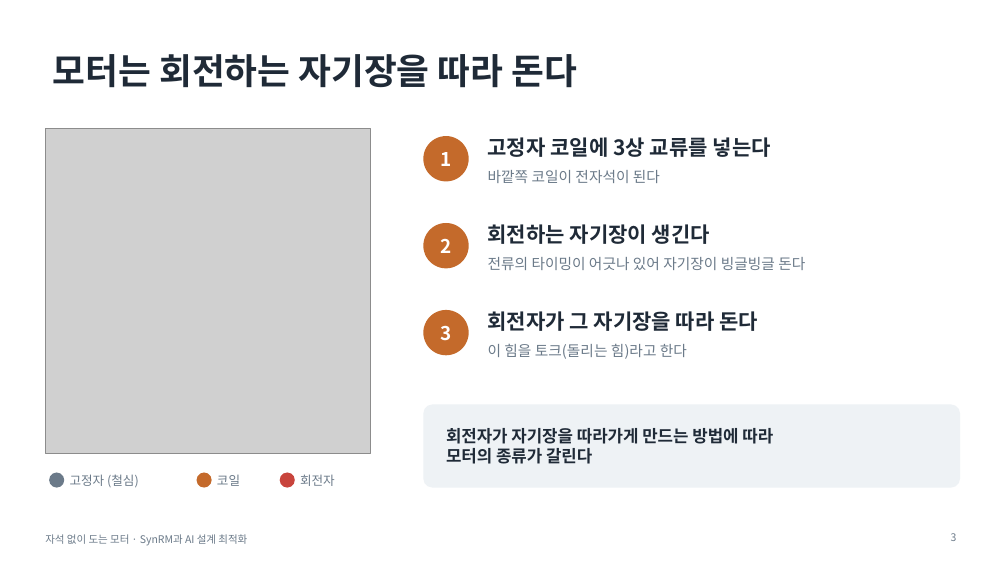
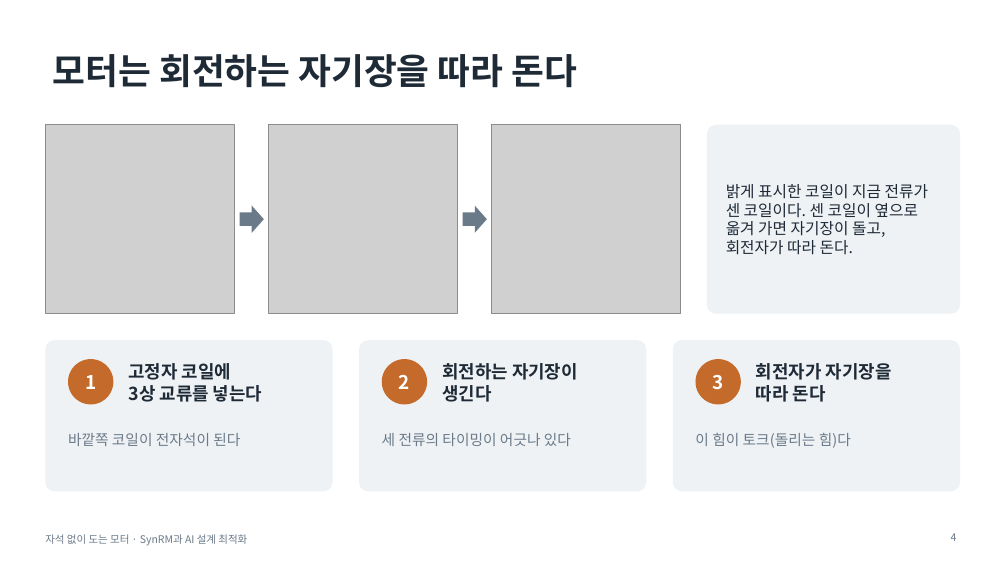
Before and after one commit to Lee123-12/00, a slide deck: slide 4 of synrm_발표/SynRM_발표.pptx (slide 3 before the commit). Drawn at 1008x567 pixels with LibreOffice and Linux fonts; fonts in the diff are those of the drawing; grey boxes stand for pictures. Boxes give left, top, right and bottom in pixels: in the first picture for what was removed or moved away, otherwise in the second. Text is boxed around its words. In the diff, an @@ line names an element or a change of style, - is before the commit and + after.

```diff
--- a/synrm_발표/SynRM_발표.pptx
+++ b/synrm_발표/SynRM_발표.pptx
@@ picture: place and size @@
-picture at [45, 129, 371, 454]
+picture at [45, 125, 234, 314]
@@ picture added at [268, 125, 457, 314] @@
@@ picture added at [492, 125, 681, 314] @@
@@ rounded rectangle added at [707, 125, 960, 314], fill #EEF2F5 @@
@@ right arrow added at [240, 206, 264, 233], fill #6B7A89 @@
@@ right arrow added at [463, 206, 487, 233], fill #6B7A89 @@
@@ text at [726, 184, 928, 255]: text changed; size 12 to 15 pt; text colour #6B7A89 to #1F2A37 @@
-회전자
+밝게 표시한 코일이 지금 전류가 센 코일이다. 센 코일이 옆으로 옮겨 가면 자기장이 돌고, 회전자가 따라 돈다.
@@ text removed at [488, 311, 758, 331] @@
-회전자가 그 자기장을 따라 돈다
@@ rounded rectangle added at [45, 340, 333, 492], fill #EEF2F5 @@
@@ ellipse "1": place and size @@
-ellipse "1" at [423, 136, 469, 181]
+ellipse "1" at [68, 359, 113, 405]
@@ text "고정자 코일에" at [129, 363, 262, 402]: vertical alignment top to middle @@
@@ rounded rectangle added at [359, 340, 647, 492], fill #EEF2F5 @@
@@ ellipse "2": place and size @@
-ellipse "2" at [423, 223, 469, 268]
+ellipse "2" at [382, 359, 427, 405]
@@ text "회전하는 자기장이" at [442, 363, 578, 402]: vertical alignment top to middle @@
@@ rounded rectangle: place and size @@
-rounded rectangle at [423, 405, 960, 488]
+rounded rectangle at [673, 340, 960, 492]
@@ rounded rectangle at [673, 340, 960, 492]: proportions changed @@
@@ ellipse "3": place and size @@
-ellipse "3" at [423, 310, 469, 355]
+ellipse "3" at [696, 359, 741, 405]
@@ text at [129, 363, 262, 402]: text changed; size 20 to 17 pt @@
-고정자 코일에 3상 교류를 넣는다
+고정자 코일에
+3상 교류를 넣는다
@@ text at [442, 363, 578, 402]: text changed; size 20 to 17 pt @@
-회전하는 자기장이 생긴다
+회전하는 자기장이
+생긴다
@@ text at [756, 363, 892, 402]: text changed; size 16 to 17 pt @@
-회전자가 자기장을 따라가게 만드는 방법에 따라
-모터의 종류가 갈린다
+회전자가 자기장을
+따라 돈다
@@ text "바깥쪽 코일이 전자석이 된다": place and size @@
-text "바깥쪽 코일이 전자석이 된다" at [488, 170, 660, 183]
+text "바깥쪽 코일이 전자석이 된다" at [68, 433, 240, 446]
@@ text at [382, 433, 571, 446]: text changed @@
-전류의 타이밍이 어긋나 있어 자기장이 빙글빙글 돈다
+세 전류의 타이밍이 어긋나 있다
@@ text at [695, 433, 851, 448]: text changed @@
-이 힘을 토크(돌리는 힘)라고 한다
+이 힘이 토크(돌리는 힘)다
@@ ellipse removed at [49, 473, 64, 488] @@
@@ text removed at [70, 474, 139, 487] @@
-고정자 (철심)
@@ ellipse removed at [197, 473, 212, 488] @@
@@ text removed at [217, 475, 240, 486] @@
-코일
@@ ellipse removed at [280, 473, 295, 488] @@
@@ page number at [951, 533, 957, 541]: text changed @@
-3
+4
```
Also in this commit, not shown: 2 other slides changed, 3 slides added, 1 other file.
